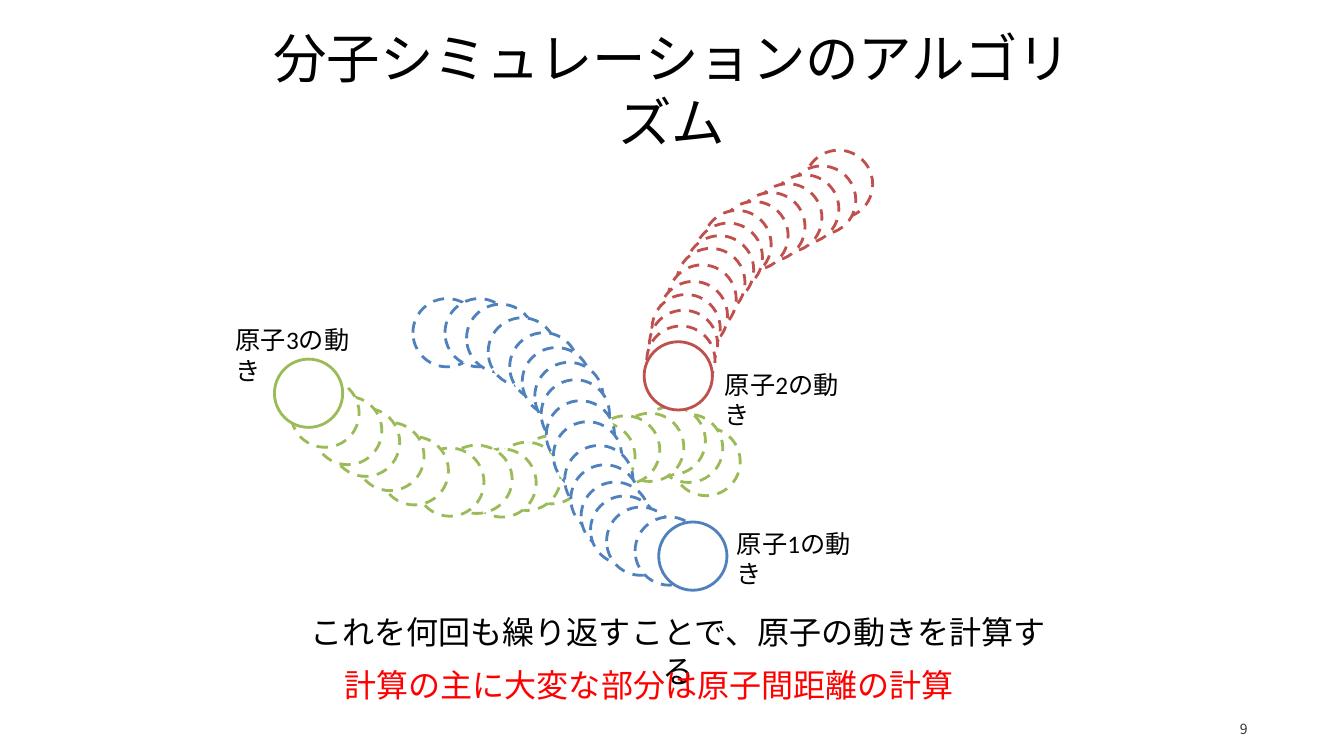
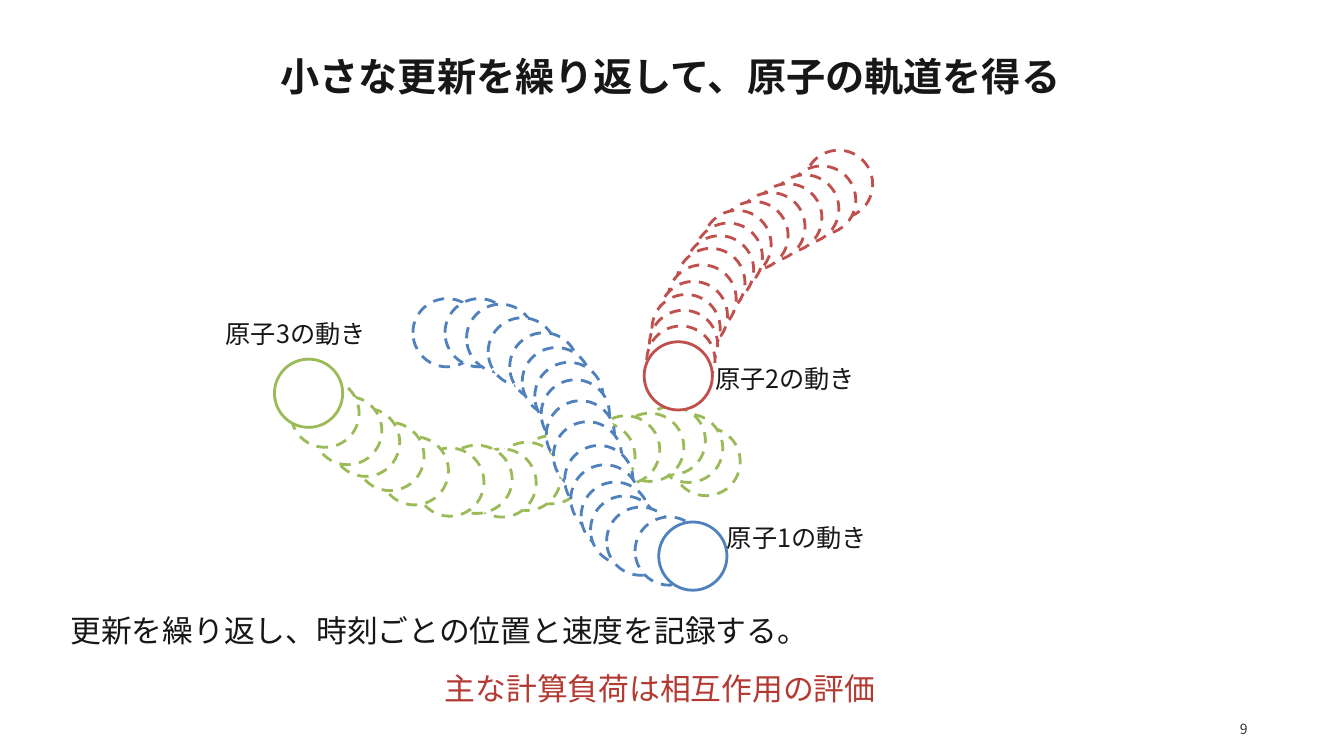
Before and after one commit to matsunagalab/lecture_bioinfo, a slide deck: slide 9 of 11_分子動力学シミュレーション/11_分子動力学シミュレーション.pptx. Drawn at 1344x756 pixels with LibreOffice and Linux fonts; fonts in the diff are those of the drawing. Boxes give left, top, right and bottom in pixels: in the first picture for what was removed or moved away, otherwise in the second. Text is boxed around its words. In the diff, an @@ line names an element or a change of style, - is before the commit and + after.

```diff
--- a/11_分子動力学シミュレーション/11_分子動力学シミュレーション.pptx
+++ b/11_分子動力学シミュレーション/11_分子動力学シミュレーション.pptx
@@ title "小さな更新を繰り返して、原子の軌道を得る" at (280,57,1060,95): vertical alignment middle to top @@
@@ title at (280,57,1060,95): text changed; size 38.1 to 28 pt; font Calibri to Noto Sans CJK JP; text colour #000000 to #171717; bold on @@
-分子シミュレーションのアルゴリズム
+小さな更新を繰り返して、原子の軌道を得る
@@ font Calibri to Noto Sans CJK JP, text colour #000000 to #171717; line spacing 1 to 20.7pt in 3 elements at (727,526,867,553), (715,362,855,390), (226,322,366,345) @@
@@ text at (71,616,809,645): text changed; size 22.9 to 22 pt; font Calibri to Noto Sans CJK JP; text colour #000000 to #171717 @@
-これを何回も繰り返すことで、原子の動きを計算する
+更新を繰り返し、時刻ごとの位置と速度を記録する。
@@ text at (445,674,876,703): text changed; size 22.9 to 22 pt; font Calibri to Noto Sans CJK JP; text colour #FF0000 to #B33A32 @@
-計算の主に大変な部分は原子間距離の計算
+主な計算負荷は相互作用の評価
```
Also in this commit, not shown: 53 other slides changed, 4 slides added, 4 slides removed, 2 other files.
